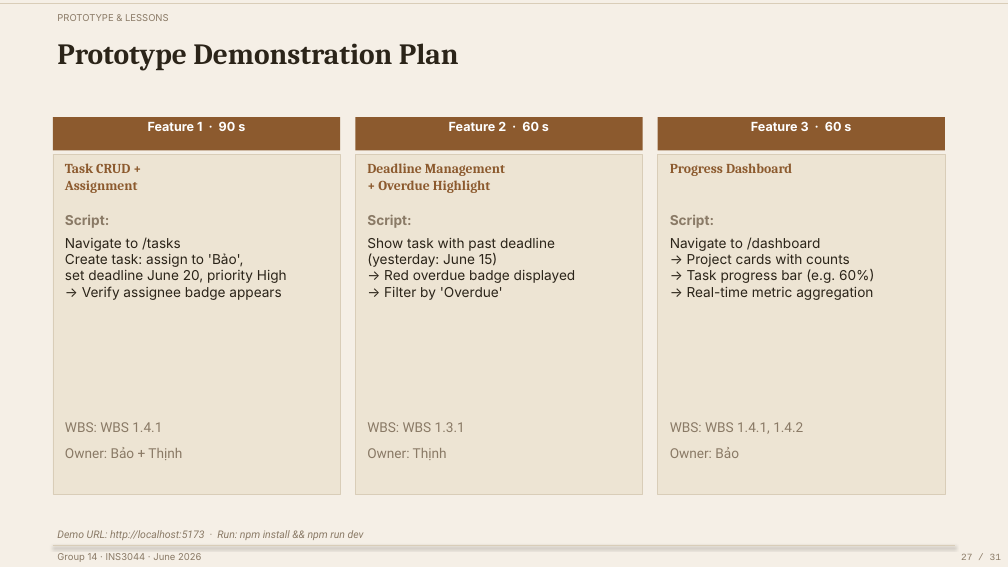
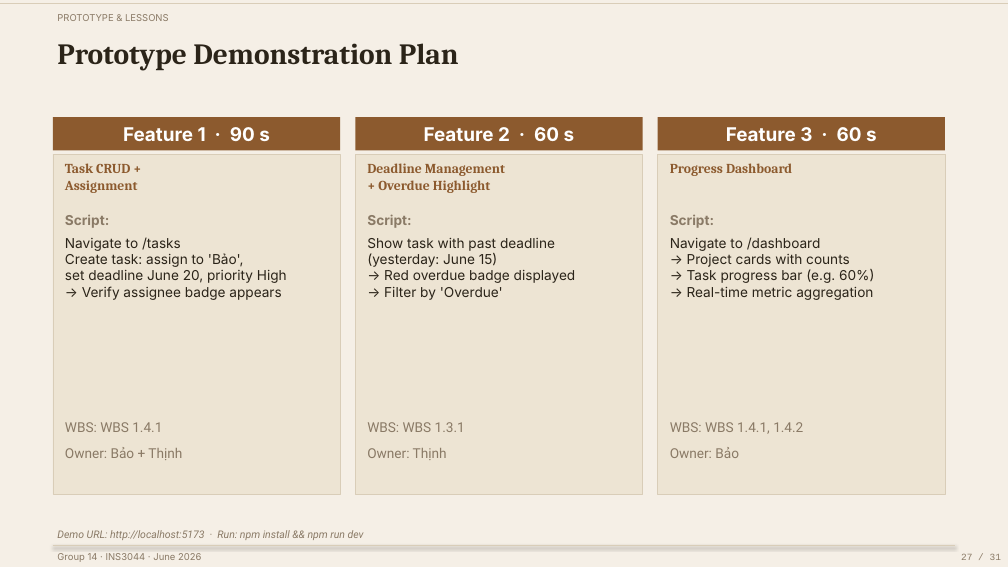
Before and after one commit to longduc205/Task-and-Project-Management-System, a slide deck: slide 28 of docs/slides/Group14_INS3044_Cartesian.pptx. Drawn at 1008x567 pixels with LibreOffice and Linux fonts; fonts in the diff are those of the drawing. Boxes give left, top, right and bottom in pixels: in the first picture for what was removed or moved away, otherwise in the second. Text is boxed around its words. In the diff, an @@ line names an element or a change of style, - is before the commit and + after.

Commit message:
done

```diff
--- a/docs/slides/Group14_INS3044_Cartesian.pptx
+++ b/docs/slides/Group14_INS3044_Cartesian.pptx
@@ text in rectangle at bbox=[123, 127, 270, 141]: text added @@
+Feature 1 · 90 s
@@ text removed at bbox=[148, 121, 245, 131] @@
-Feature 1 · 90 s
@@ text in rectangle at bbox=[424, 127, 575, 141]: text added @@
+Feature 2 · 60 s
@@ text removed at bbox=[449, 121, 549, 131] @@
-Feature 2 · 60 s
@@ text in rectangle at bbox=[726, 127, 877, 141]: text added @@
+Feature 3 · 60 s
@@ text removed at bbox=[751, 121, 851, 131] @@
-Feature 3 · 60 s
```
Also in this commit, not shown: 4 other slides changed.
